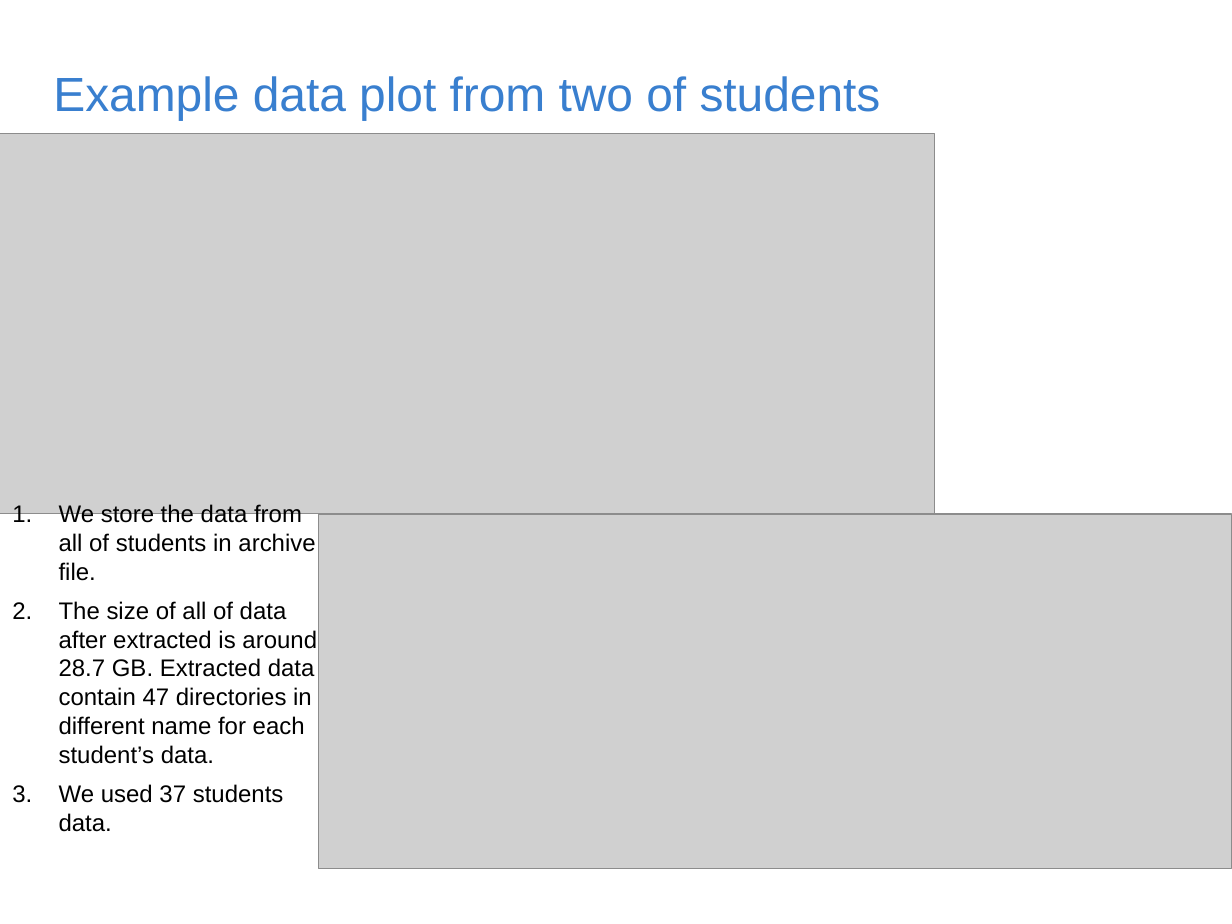
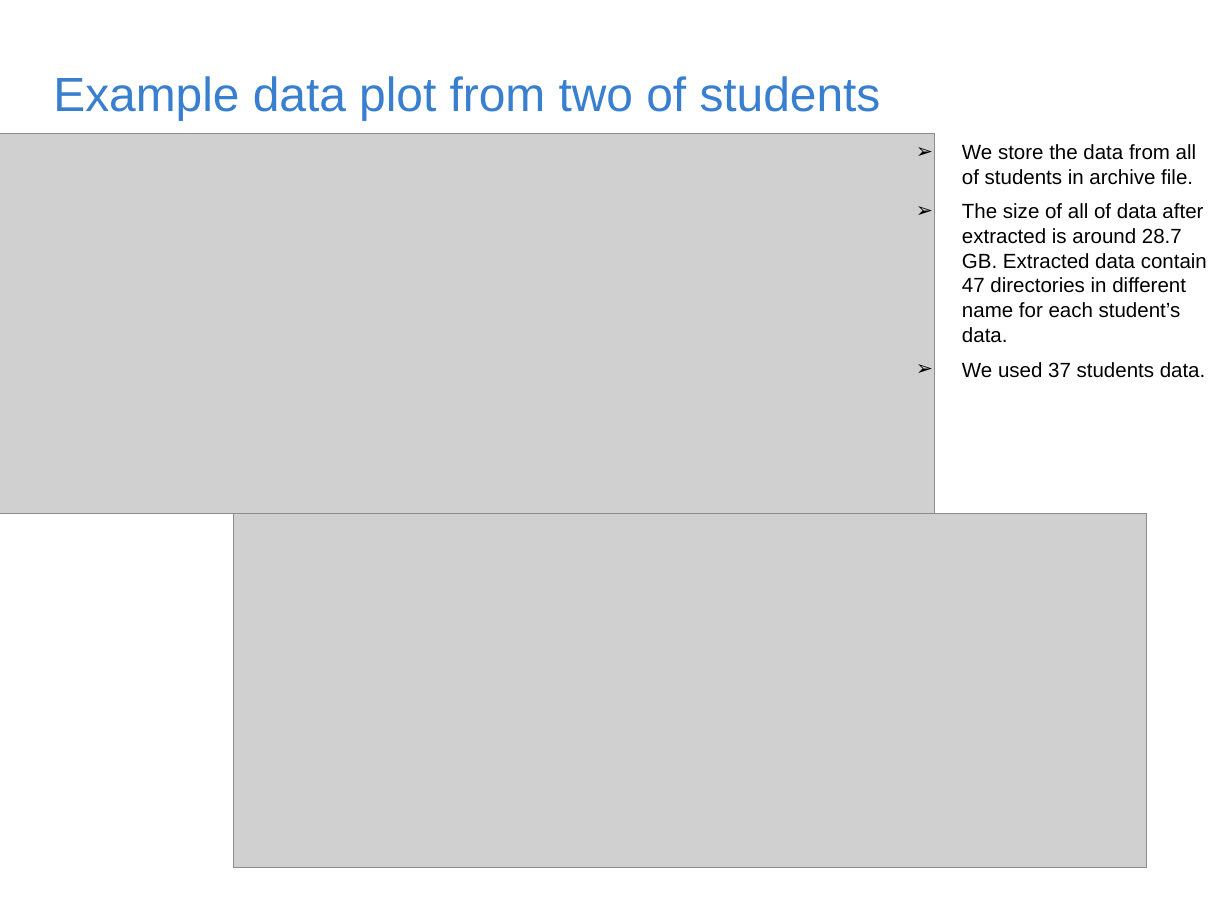
Before and after one commit to rischanlab/MyThesis, a slide deck: slide 9 of Thesis-presentation.pptx. Drawn at 1232x924 pixels with LibreOffice and Linux fonts; fonts in the diff are those of the drawing; grey boxes stand for pictures; background and template pictures are left out. Boxes give left, top, right and bottom in pixels: in the first picture for what was removed or moved away, otherwise in the second. Text is boxed around its words. In the diff, an @@ line names an element or a change of style, - is before the commit and + after.

```diff
--- a/Thesis-presentation.pptx
+++ b/Thesis-presentation.pptx
@@ text "We store the data from ...": place and size @@
-text "We store the data from ..." at (59, 504, 317, 832)
+text "We store the data from ..." at (962, 144, 1207, 378)
@@ text "We store the data from ..." at (962, 144, 1207, 378): size 14 to 12 pt; bullet 1. to ➢ @@
@@ picture: place and size @@
-picture at (318, 514, 1231, 869)
+picture at (233, 514, 1146, 869)
```
Also in this commit, not shown: 3 other slides changed, 1 other file.
